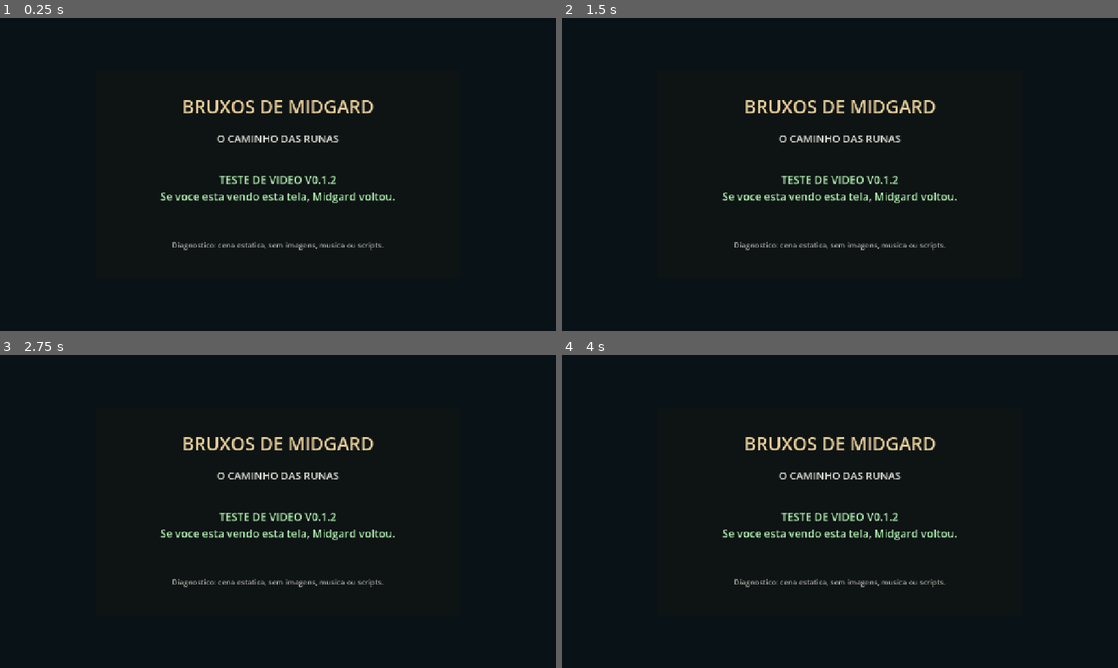
Above: before the commit, frames 1-4 (two rows, left to right).
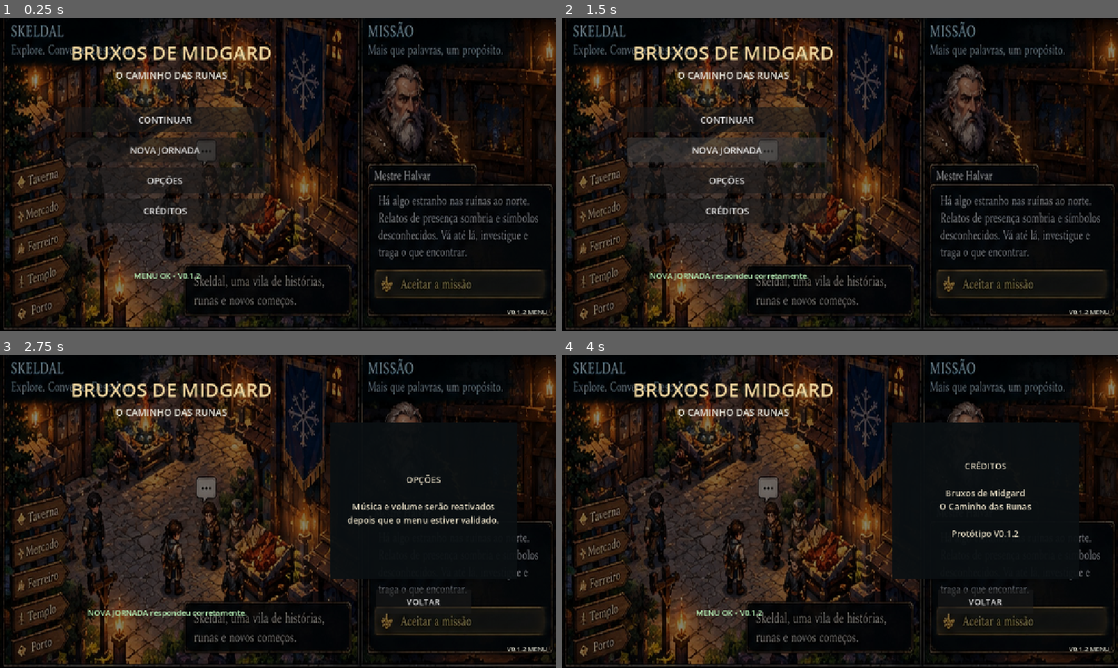
Above: after the commit, the same moments.

Repository: mariopimentel1923-ux/bruxos-de-midgard
Game: Godot game, scene res://main.tscn
The game is run twice, just before and just after one commit, with the same random seed, the same clock (stepped at 60 frames per second) and the same inputs.
Inputs (mouse positions are in pixels of both pictures, inside the frame that each line leads up to):
- Up to frame 1 (0.25 s): no input
- Up to frame 2 (1.5 s): click (728, 118) at 0.5 s, where only the run after the commit has a clickable "CONTINUAR"; click (728, 149) at 1.25 s, where only the run after the commit has a clickable "NOVA JORNADA"
- Up to frame 3 (2.75 s): click (166, 517) at 2 s, where only the run after the commit has a clickable "OPÇÕES"
- Up to frame 4 (4 s): click (984, 602) at 2.75 s, where only the run after the commit has a clickable "VOLTAR"; click (728, 549) at 3.5 s, where only the run after the commit has a clickable "CRÉDITOS"

The runs differ from the first frame. In frame 1, 35% of the frame differs, in the area x 0-100%, y 0-100%; in frame 2, 36%; in frame 3, 35%; in frame 4, 35%.

Commit message:
Add files via upload

Diff:
--- a/main.tscn
+++ b/main.tscn
@@ -1,4 +1,7 @@
-[gd_scene format=3]
+[gd_scene load_steps=3 format=3]
+
+[ext_resource type="Script" path="res://scripts/menu_test.gd" id="1"]
+[ext_resource type="Texture2D" path="res://assets/skeldal_v012.jpg" id="2"]
 
 [node name="Main" type="Control"]
 layout_mode = 3
@@ -7,64 +10,121 @@
 anchor_bottom = 1.0
 grow_horizontal = 2
 grow_vertical = 2
+script = ExtResource("1")
 
-[node name="Background" type="ColorRect" parent="."]
+[node name="Background" type="TextureRect" parent="."]
 layout_mode = 1
 anchors_preset = 15
 anchor_right = 1.0
 anchor_bottom = 1.0
 grow_horizontal = 2
 grow_vertical = 2
-color = Color(0.035, 0.075, 0.09, 1)
+texture = ExtResource("2")
+expand_mode = 1
+stretch_mode = 6
 
-[node name="Panel" type="ColorRect" parent="."]
-layout_mode = 0
-offset_left = 220.0
-offset_top = 120.0
-offset_right = 1060.0
-offset_bottom = 600.0
-color = Color(0.055, 0.075, 0.08, 0.96)
+[node name="Shade" type="ColorRect" parent="."]
+layout_mode = 1
+anchors_preset = 15
+anchor_right = 1.0
+anchor_bottom = 1.0
+grow_horizontal = 2
+grow_vertical = 2
+color = Color(0, 0, 0, 0.42)
+mouse_filter = 2
 
 [node name="Title" type="Label" parent="."]
-layout_mode = 0
-offset_left = 280.0
-offset_top = 175.0
-offset_right = 1000.0
-offset_bottom = 250.0
-theme_override_colors/font_color = Color(0.92, 0.82, 0.6, 1)
-theme_override_font_sizes/font_size = 42
+offset_left = 70.0
+offset_top = 48.0
+offset_right = 720.0
+offset_bottom = 112.0
+theme_override_colors/font_color = Color(0.94, 0.84, 0.62, 1)
+theme_override_font_sizes/font_size = 44
 text = "BRUXOS DE MIDGARD"
 horizontal_alignment = 1
 
 [node name="Subtitle" type="Label" parent="."]
-layout_mode = 0
-offset_left = 300.0
-offset_top = 260.0
-offset_right = 980.0
-offset_bottom = 310.0
+offset_left = 110.0
+offset_top = 116.0
+offset_right = 680.0
+offset_bottom = 155.0
 theme_override_colors/font_color = Color(0.9, 0.9, 0.86, 1)
-theme_override_font_sizes/font_size = 24
+theme_override_font_sizes/font_size = 22
 text = "O CAMINHO DAS RUNAS"
 horizontal_alignment = 1
 
+[node name="Menu" type="VBoxContainer" parent="."]
+offset_left = 150.0
+offset_top = 205.0
+offset_right = 610.0
+offset_bottom = 525.0
+theme_override_constants/separation = 12
+
+[node name="Continuar" type="Button" parent="Menu"]
+custom_minimum_size = Vector2(460, 58)
+theme_override_font_sizes/font_size = 21
+text = "CONTINUAR"
+
+[node name="NovaJornada" type="Button" parent="Menu"]
+custom_minimum_size = Vector2(460, 58)
+theme_override_font_sizes/font_size = 21
+text = "NOVA JORNADA"
+
+[node name="Opcoes" type="Button" parent="Menu"]
+custom_minimum_size = Vector2(460, 58)
+theme_override_font_sizes/font_size = 21
+text = "OPÇÕES"
+
+[node name="Creditos" type="Button" parent="Menu"]
+custom_minimum_size = Vector2(460, 58)
+theme_override_font_sizes/font_size = 21
+text = "CRÉDITOS"
+
 [node name="Status" type="Label" parent="."]
-layout_mode = 0
-offset_left = 300.0
-offset_top = 355.0
-offset_right = 980.0
-offset_bottom = 440.0
-theme_override_colors/font_color = Color(0.7, 0.95, 0.7, 1)
-theme_override_font_sizes/font_size = 25
-text = "TESTE DE VIDEO V0.1.2\nSe voce esta vendo esta tela, Midgard voltou."
+offset_left = 120.0
+offset_top = 580.0
+offset_right = 650.0
+offset_bottom = 620.0
+theme_override_colors/font_color = Color(0.72, 0.95, 0.72, 1)
+theme_override_font_sizes/font_size = 18
+text = "Carregando menu..."
 horizontal_alignment = 1
 
-[node name="Footer" type="Label" parent="."]
-layout_mode = 0
-offset_left = 300.0
-offset_top = 510.0
-offset_right = 980.0
-offset_bottom = 550.0
-theme_override_colors/font_color = Color(0.72, 0.72, 0.68, 1)
-theme_override_font_sizes/font_size = 17
-text = "Diagnostico: cena estatica, sem imagens, musica ou scripts."
+[node name="Info" type="ColorRect" parent="."]
+visible = false
+offset_left = 760.0
+offset_top = 155.0
+offset_right = 1190.0
+offset_bottom = 515.0
+color = Color(0.04, 0.06, 0.07, 0.94)
+
+[node name="Texto" type="Label" parent="Info"]
+offset_left = 30.0
+offset_top = 35.0
+offset_right = 400.0
+offset_bottom = 320.0
+theme_override_colors/font_color = Color(0.92, 0.88, 0.78, 1)
+theme_override_font_sizes/font_size = 20
+text = "Informações"
 horizontal_alignment = 1
+vertical_alignment = 1
+autowrap_mode = 2
+
+[node name="Voltar" type="Button" parent="."]
+visible = false
+offset_left = 865.0
+offset_top = 540.0
+offset_right = 1085.0
+offset_bottom = 595.0
+theme_override_font_sizes/font_size = 20
+text = "VOLTAR"
+
+[node name="Version" type="Label" parent="."]
+offset_left = 1120.0
+offset_top = 665.0
+offset_right = 1260.0
+offset_bottom = 700.0
+theme_override_colors/font_color = Color(0.8, 0.8, 0.75, 1)
+theme_override_font_sizes/font_size = 15
+text = "V0.1.2 MENU"
+horizontal_alignment = 2
--- /dev/null
+++ b/scripts/menu_test.gd
@@ -0,0 +1,35 @@
+extends Control
+
+@onready var status: Label = $Status
+
+func _ready():
+    status.text = "MENU OK • V0.1.2"
+    $Menu/NovaJornada.pressed.connect(_nova_jornada)
+    $Menu/Continuar.pressed.connect(_continuar)
+    $Menu/Opcoes.pressed.connect(_opcoes)
+    $Menu/Creditos.pressed.connect(_creditos)
+    $Voltar.pressed.connect(_voltar)
+
+func _nova_jornada():
+    status.text = "NOVA JORNADA respondeu corretamente."
+
+func _continuar():
+    status.text = "CONTINUAR respondeu corretamente."
+
+func _opcoes():
+    $Info.visible = true
+    $Info/Texto.text = "OPÇÕES\n\nMúsica e volume serão reativados depois que o menu estiver validado."
+    $Menu.visible = false
+    $Voltar.visible = true
+
+func _creditos():
+    $Info.visible = true
+    $Info/Texto.text = "CRÉDITOS\n\nBruxos de Midgard\nO Caminho das Runas\n\nProtótipo V0.1.2"
+    $Menu.visible = false
+    $Voltar.visible = true
+
+func _voltar():
+    $Info.visible = false
+    $Menu.visible = true
+    $Voltar.visible = false
+    status.text = "MENU OK • V0.1.2"
Not shown, changed: export_presets.cfg
Not shown, changed: README.md
